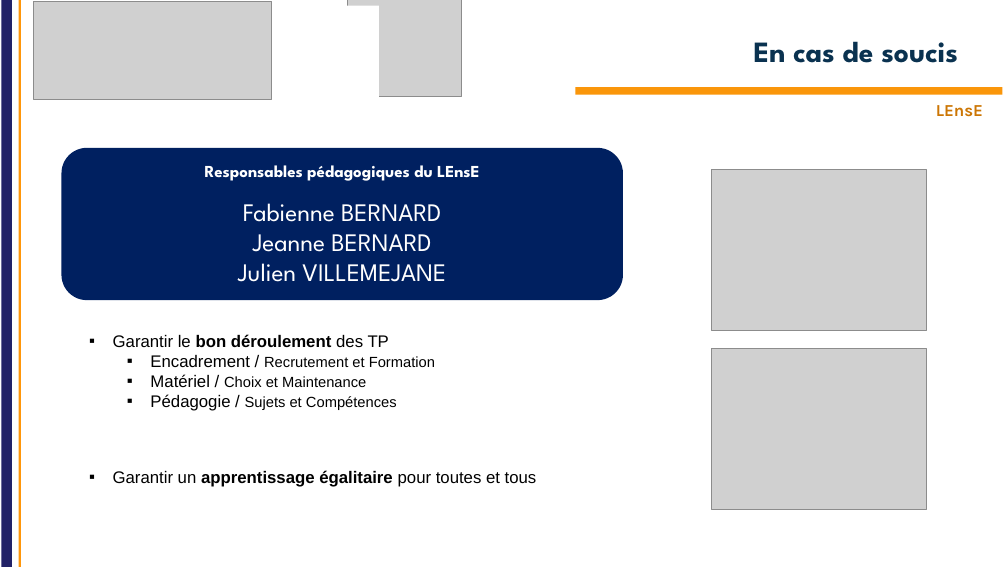
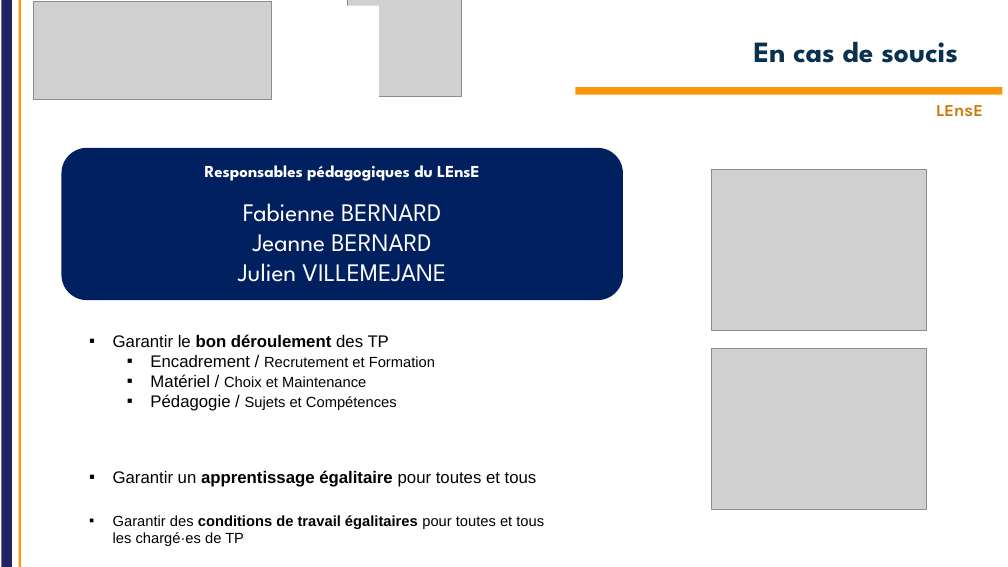
Before and after one commit to IOGS-Digital-Methods/semester-5, a slide deck: slide 11 of OptoElectronique/Cours/S5_Optoelectronique_2026_lite.pptx. Drawn at 1008x567 pixels with LibreOffice and Linux fonts; fonts in the diff are those of the drawing; grey boxes stand for pictures; background and template pictures are left out. Boxes give left, top, right and bottom in pixels: in the first picture for what was removed or moved away, otherwise in the second. Text is boxed around its words. In the diff, an @@ line names an element or a change of style, - is before the commit and + after.

```diff
--- a/OptoElectronique/Cours/S5_Optoelectronique_2026_lite.pptx
+++ b/OptoElectronique/Cours/S5_Optoelectronique_2026_lite.pptx
@@ text at (113,515,544,546): paragraph added @@
+▪ Garantir des conditions de travail égalitaires pour toutes et tous les chargé·es de TP
```
Also in this commit, not shown: 3 other slides changed, 3 other files.
